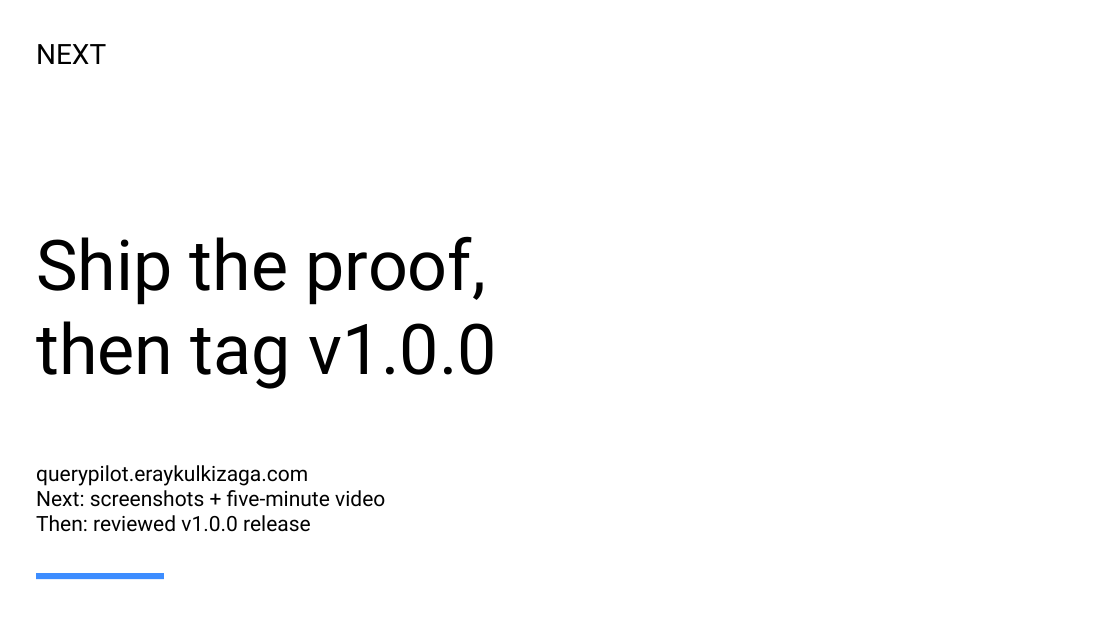
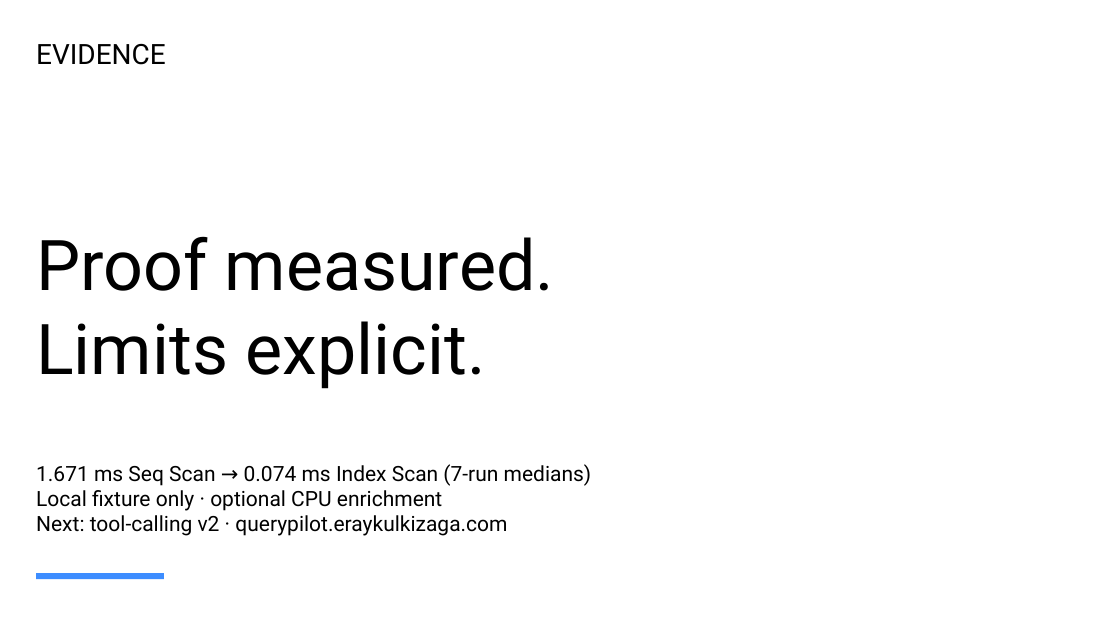
Before and after one commit to ErayKulkizaga/QueryPilot, a slide deck: slide 6 of artifacts/QueryPilot_Local_Teknik_Sunum.pptx. Drawn at 1120x630 pixels with LibreOffice and Linux fonts; fonts in the diff are those of the drawing. Boxes give left, top, right and bottom in pixels: in the first picture for what was removed or moved away, otherwise in the second. Text is boxed around its words. In the diff, an @@ line names an element or a change of style, - is before the commit and + after.

Commit message:
Close QueryPilot MVP release candidate

```diff
--- a/artifacts/QueryPilot_Local_Teknik_Sunum.pptx
+++ b/artifacts/QueryPilot_Local_Teknik_Sunum.pptx
@@ text at (36,44,166,65): text changed @@
-NEXT
+EVIDENCE
@@ text at (36,236,554,389): text changed @@
-Ship the proof,
-then tag v1.0.0
+Proof measured.
+Limits explicit.
@@ text at (36,464,592,536): text changed @@
-querypilot.eraykulkizaga.com
-Next: screenshots + five-minute video
-Then: reviewed v1.0.0 release
+1.671 ms Seq Scan → 0.074 ms Index Scan (7-run medians)
+Local fixture only · optional CPU enrichment
+Next: tool-calling v2 · querypilot.eraykulkizaga.com
```
Also in this commit, not shown: 24 other files.
